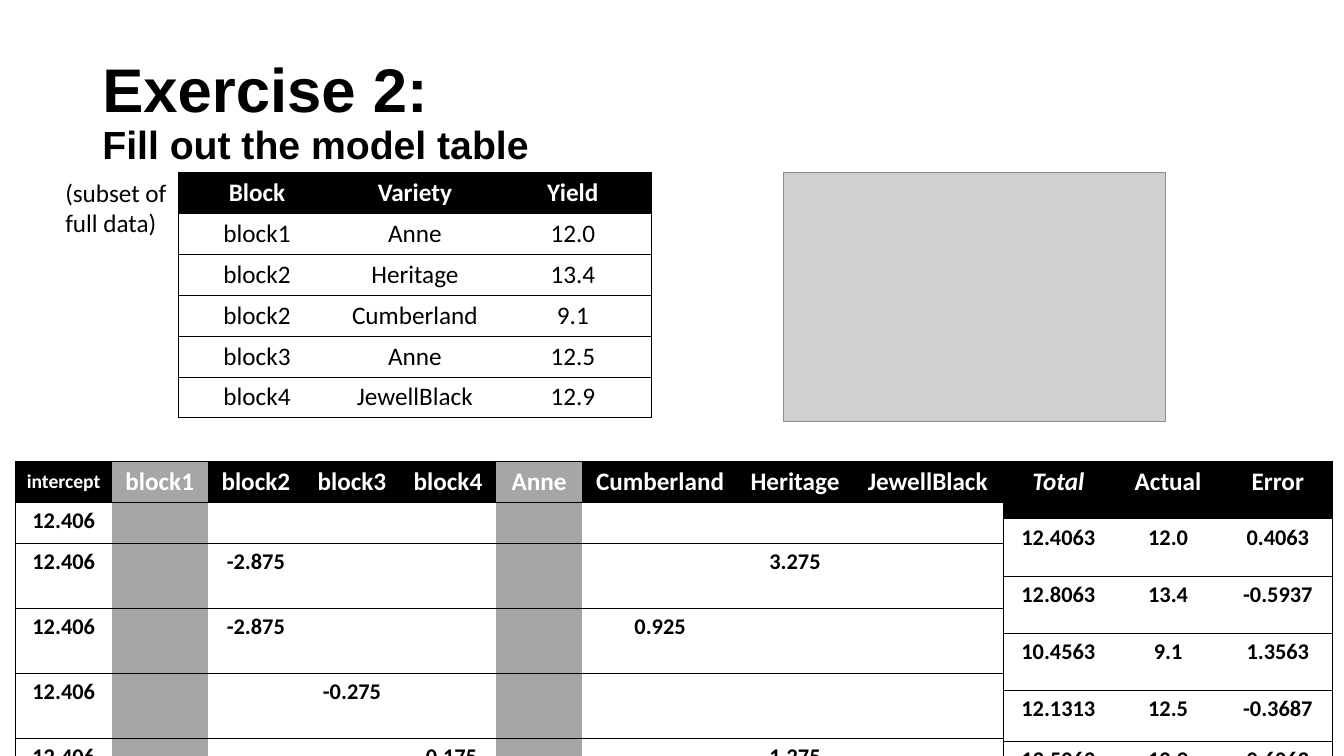
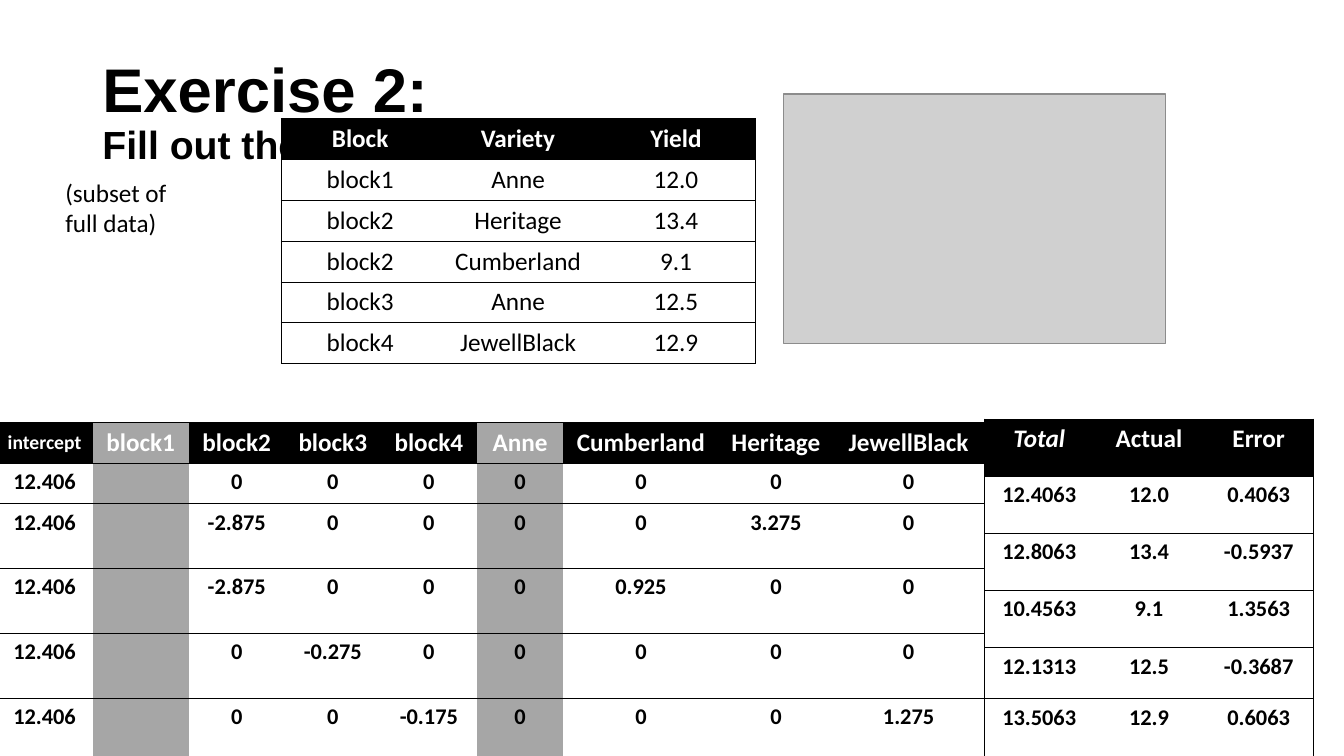
Before and after one commit to MatheusArdigueri/Jason_wallace_class, a slide deck: slide 70 of data/16 - Sums of Squares.pptx. Drawn at 1344x756 pixels with LibreOffice and Linux fonts; fonts in the diff are those of the drawing; grey boxes stand for pictures. Boxes give left, top, right and bottom in pixels: in the first picture for what was removed or moved away, otherwise in the second. Text is boxed around its words. In the diff, an @@ line names an element or a change of style, - is before the commit and + after.

```diff
--- a/data/16 - Sums of Squares.pptx
+++ b/data/16 - Sums of Squares.pptx
@@ table: place and size @@
-table at (178,172,653,417)
+table at (281,118,756,363)
@@ picture: place and size @@
-picture at (784,172,1167,422)
+picture at (784,94,1167,344)
@@ table: place and size @@
-table at (1004,462,1334,756)
+table at (985,419,1315,756)
@@ table at (0,422,983,756) @@
-row 2: 12.406 |  |  |  |  |  |  |  | 
+row 2: 12.406 |  | 0 | 0 | 0 | 0 | 0 | 0 | 0
-row 3: 12.406 |  | -2.875 |  |  |  |  | 3.275 | 
+row 3: 12.406 |  | -2.875 | 0 | 0 | 0 | 0 | 3.275 | 0
-row 4: 12.406 |  | -2.875 |  |  |  | 0.925 |  | 
+row 4: 12.406 |  | -2.875 | 0 | 0 | 0 | 0.925 | 0 | 0
-row 5: 12.406 |  |  | -0.275 |  |  |  |  | 
+row 5: 12.406 |  | 0 | -0.275 | 0 | 0 | 0 | 0 | 0
-row 6: 12.406 |  |  |  | -0.175 |  |  | 1.275 | 
+row 6: 12.406 |  | 0 | 0 | -0.175 | 0 | 0 | 0 | 1.275
@@ table: place and size @@
-table at (16,462,1002,756)
+table at (0,422,983,756)
```
Also in this commit, not shown: 10 other files.
